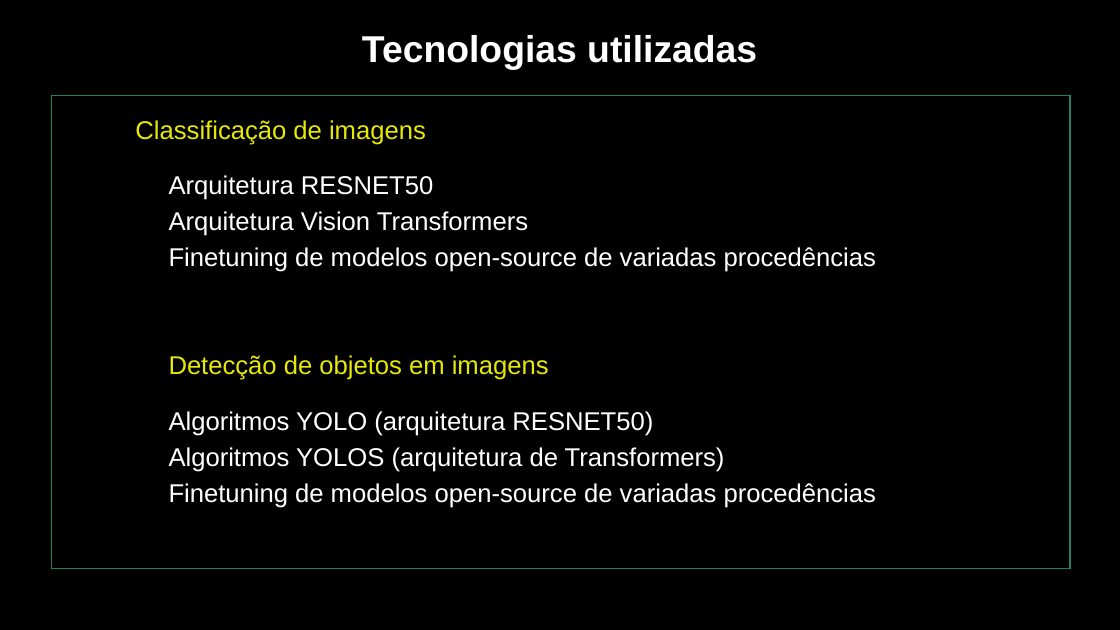
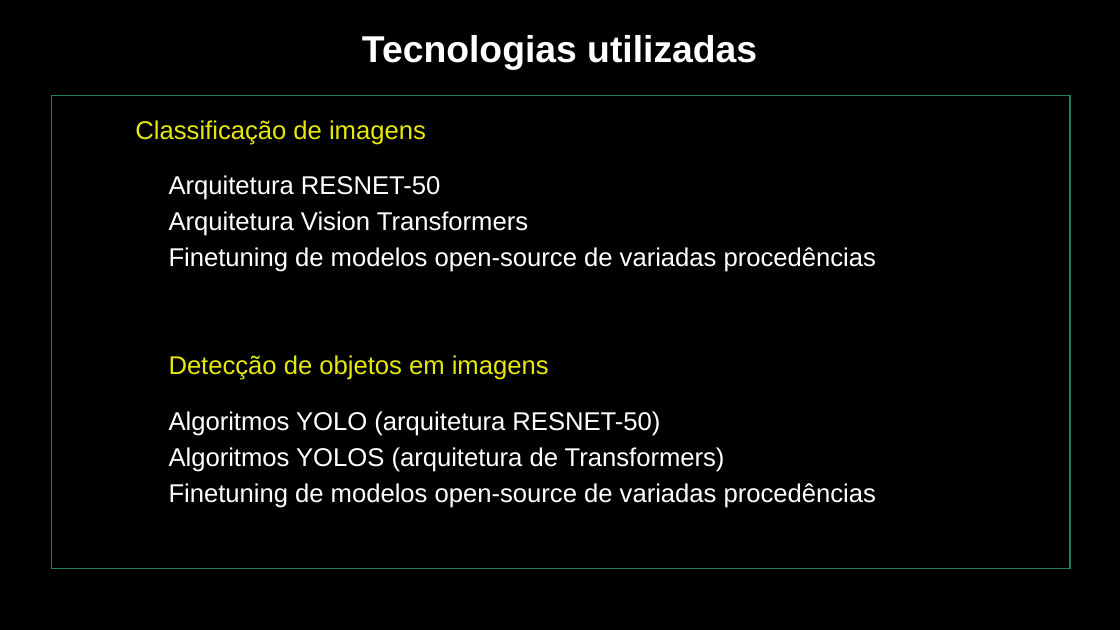
Before and after one commit to jerdantas/imagepipeline, a slide deck: slide 5 of VideoAnalytics.odp. Drawn at 1120x630 pixels with LibreOffice and Linux fonts; fonts in the diff are those of the drawing. Boxes give left, top, right and bottom in pixels: in the first picture for what was removed or moved away, otherwise in the second. Text is boxed around its words. In the diff, an @@ line names an element or a change of style, - is before the commit and + after.

```diff
--- a/VideoAnalytics.odp
+++ b/VideoAnalytics.odp
@@ text at (x1=169, y1=175, x2=441, y2=200): text changed @@
-Arquitetura RESNET50
+Arquitetura RESNET-50
@@ text at (x1=169, y1=411, x2=660, y2=436): text changed @@
-Algoritmos YOLO (arquitetura RESNET50)
+Algoritmos YOLO (arquitetura RESNET-50)
```
Also in this commit, not shown: 4 other slides changed, 1 other file.
